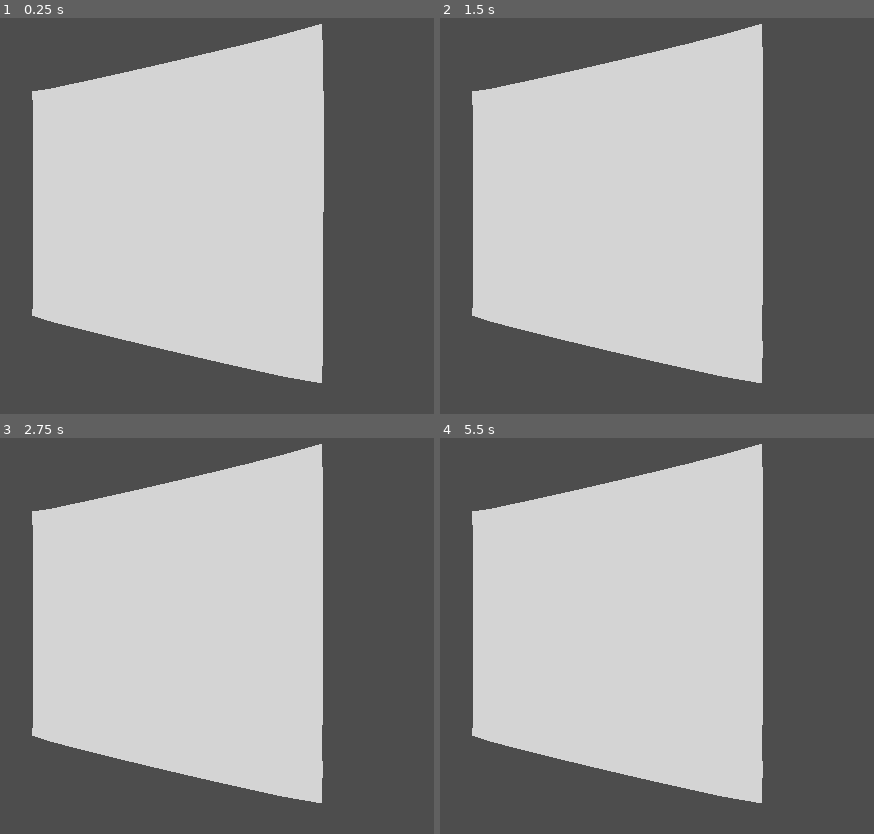
Above: before the commit, frames 1-4 (two rows, left to right).
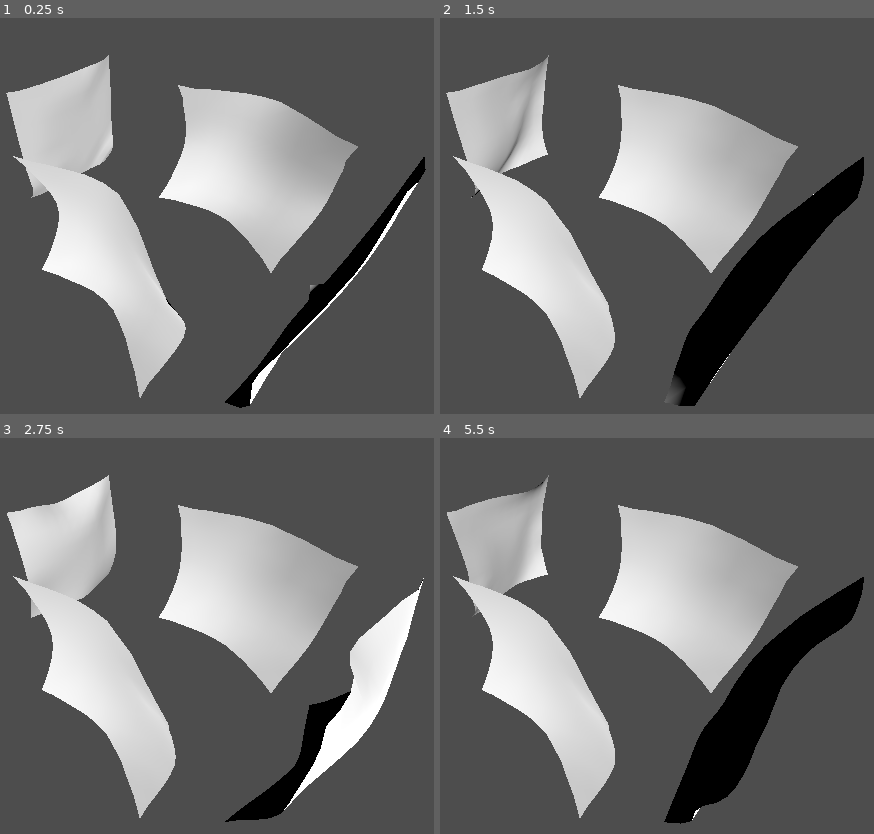
Above: after the commit, the same moments.

Repository: MartinDelille/wind_test
Game: Godot game, scene res://wind.tscn
Same seed, same stepped clock (60 frames per second), same inputs: the game is played once before the commit and once after it.
Inputs:
- Up to frame 1 (0.25 s): no input
- Up to frame 2 (1.5 s): tap J (rotate_j, bound only after the commit) at 0.6 s; tap K (rotate_k, bound only after the commit) at 0.8, 1.35 s
- Up to frame 3 (2.75 s): tap J (rotate_j, bound only after the commit) at 1.55, 2.1 s; tap K (rotate_k, bound only after the commit) at 2.3 s
- Up to frame 4 (5.5 s): tap K (rotate_k, bound only after the commit) at 2.85, 3.8, 4.35, 5.3 s; tap J (rotate_j, bound only after the commit) at 3.05, 3.6, 4.55, 5.1 s

The runs differ from the first frame. In frame 1, 37% of the frame differs, in the area x 1-99%, y 1-99%; in frame 2, 40%; in frame 3, 39%; in frame 4, 41%, in the area x 1-98%, y 1-98%.

Commit message:
Use 4 sails to visualize the wind direction

Diff:
--- a/area_3d.gd
+++ b/area_3d.gd
@@ -3,9 +3,5 @@
 @onready var wind_marker: Marker3D = $"../WindMarker"
 
 func _process(delta: float) -> void:
-	if wind_force_magnitude>20:
-		wind_force_magnitude=0.
-	else:
-		wind_force_magnitude += delta*10
-
-	wind_marker.rotation.y += delta
+	wind_marker.rotation.y += Input.get_axis("rotate_j", "rotate_k") / 100
+	wind_force_magnitude = 10 # commenting this line disable the rotation
--- a/project.godot
+++ b/project.godot
@@ -17,4 +17,22 @@
 
 [editor_plugins]
 
-enabled=PackedStringArray("res://addons/godot-vim/plugin.cfg")
+enabled=PackedStringArray()
+
+[input]
+
+rotate_j={
+"deadzone": 0.2,
+"events": [Object(InputEventKey,"resource_local_to_scene":false,"resource_name":"","device":-1,"window_id":0,"alt_pressed":false,"shift_pressed":false,"ctrl_pressed":false,"meta_pressed":false,"pressed":false,"keycode":0,"physical_keycode":74,"key_label":0,"unicode":106,"location":0,"echo":false,"script":null)
+]
+}
+rotate_k={
+"deadzone": 0.2,
+"events": [Object(InputEventKey,"resource_local_to_scene":false,"resource_name":"","device":-1,"window_id":0,"alt_pressed":false,"shift_pressed":false,"ctrl_pressed":false,"meta_pressed":false,"pressed":false,"keycode":0,"physical_keycode":75,"key_label":0,"unicode":107,"location":0,"echo":false,"script":null)
+]
+}
+wind={
+"deadzone": 0.2,
+"events": [Object(InputEventKey,"resource_local_to_scene":false,"resource_name":"","device":-1,"window_id":0,"alt_pressed":false,"shift_pressed":false,"ctrl_pressed":false,"meta_pressed":false,"pressed":false,"keycode":0,"physical_keycode":32,"key_label":0,"unicode":32,"location":0,"echo":false,"script":null)
+]
+}
--- /dev/null
+++ b/sail.tscn
@@ -0,0 +1,27 @@
+[gd_scene load_steps=3 format=3 uid="uid://c2yteaesac76"]
+
+[sub_resource type="StandardMaterial3D" id="StandardMaterial3D_vpgw6"]
+cull_mode = 2
+
+[sub_resource type="PlaneMesh" id="PlaneMesh_xa6x3"]
+lightmap_size_hint = Vector2i(12, 12)
+material = SubResource("StandardMaterial3D_vpgw6")
+subdivide_width = 10
+subdivide_depth = 10
+orientation = 2
+
+[node name="Sail" type="SoftBody3D"]
+mesh = SubResource("PlaneMesh_xa6x3")
+pinned_points = [132, 0, 11, 143]
+attachments/0/point_index = 132
+attachments/0/spatial_attachment_path = NodePath("")
+attachments/0/offset = Vector3(0, 0, 0)
+attachments/1/point_index = 0
+attachments/1/spatial_attachment_path = NodePath("")
+attachments/1/offset = Vector3(0, 0, 0)
+attachments/2/point_index = 11
+attachments/2/spatial_attachment_path = NodePath("")
+attachments/2/offset = Vector3(0, 0, 0)
+attachments/3/point_index = 143
+attachments/3/spatial_attachment_path = NodePath("")
+attachments/3/offset = Vector3(0, 0, 0)
--- a/wind.tscn
+++ b/wind.tscn
@@ -1,47 +1,37 @@
-[gd_scene load_steps=5 format=3 uid="uid://cvghl4vroq88v"]
+[gd_scene load_steps=4 format=3 uid="uid://cvghl4vroq88v"]
 
 [ext_resource type="Script" uid="uid://dbv0gimd4tv8s" path="res://area_3d.gd" id="1_jsuhd"]
-
-[sub_resource type="StandardMaterial3D" id="StandardMaterial3D_iwlsb"]
-cull_mode = 2
-
-[sub_resource type="PlaneMesh" id="PlaneMesh_p3bod"]
-material = SubResource("StandardMaterial3D_iwlsb")
-subdivide_width = 10
-subdivide_depth = 10
-orientation = 2
+[ext_resource type="PackedScene" uid="uid://c2yteaesac76" path="res://sail.tscn" id="2_jsuhd"]
 
 [sub_resource type="BoxShape3D" id="BoxShape3D_jsuhd"]
 size = Vector3(10, 10, 10)
 
 [node name="Node3D" type="Node3D"]
 
-[node name="SoftBody3D" type="SoftBody3D" parent="."]
-mesh = SubResource("PlaneMesh_p3bod")
-pinned_points = [132, 0, 143, 11]
-attachments/0/point_index = 132
-attachments/0/spatial_attachment_path = NodePath("")
-attachments/0/offset = Vector3(0, 0, 0)
-attachments/1/point_index = 0
-attachments/1/spatial_attachment_path = NodePath("")
-attachments/1/offset = Vector3(0, 0, 0)
-attachments/2/point_index = 143
-attachments/2/spatial_attachment_path = NodePath("")
-attachments/2/offset = Vector3(0, 0, 0)
-attachments/3/point_index = 11
-attachments/3/spatial_attachment_path = NodePath("")
-attachments/3/offset = Vector3(0, 0, 0)
-
 [node name="Area3D" type="Area3D" parent="."]
+wind_force_magnitude = 10.0
+wind_source_path = NodePath("../WindMarker")
 script = ExtResource("1_jsuhd")
 
 [node name="CollisionShape3D" type="CollisionShape3D" parent="Area3D"]
 shape = SubResource("BoxShape3D_jsuhd")
 
 [node name="Camera3D" type="Camera3D" parent="."]
-transform = Transform3D(0.870562, 0, 0.492059, 0, 1, 0, -0.492059, 0, 0.870562, 0.587845, 0, 2.10026)
+transform = Transform3D(0.57475, -0.527002, 0.626045, -0.077774, 0.726387, 0.682871, -0.814625, -0.44117, 0.376504, 1.42607, 2.60329, 3.27232)
+rotation_order = 1
 
 [node name="DirectionalLight3D" type="DirectionalLight3D" parent="."]
 transform = Transform3D(0.756128, -0.340142, 0.559084, 0, 0.854314, 0.519758, -0.654424, -0.393003, 0.64597, 0, 0, 0)
 
 [node name="WindMarker" type="Marker3D" parent="."]
+
+[node name="Sail1" parent="." instance=ExtResource("2_jsuhd")]
+
+[node name="Sail4" parent="." instance=ExtResource("2_jsuhd")]
+transform = Transform3D(1, 0, 0, 0, 1, 0, 0, 0, 1, 0, 0, 2.44457)
+
+[node name="Sail2" parent="." instance=ExtResource("2_jsuhd")]
+transform = Transform3D(-0.0690949, 0, 0.99761, 0, 1, 0, -0.99761, 0, -0.0690949, -2.55888, 0, 0.788828)
+
+[node name="Sail3" parent="." instance=ExtResource("2_jsuhd")]
+transform = Transform3D(-0.0690949, 0, 0.99761, 0, 1, 0, -0.99761, 0, -0.0690949, 1.45113, 0, 0.788828)
